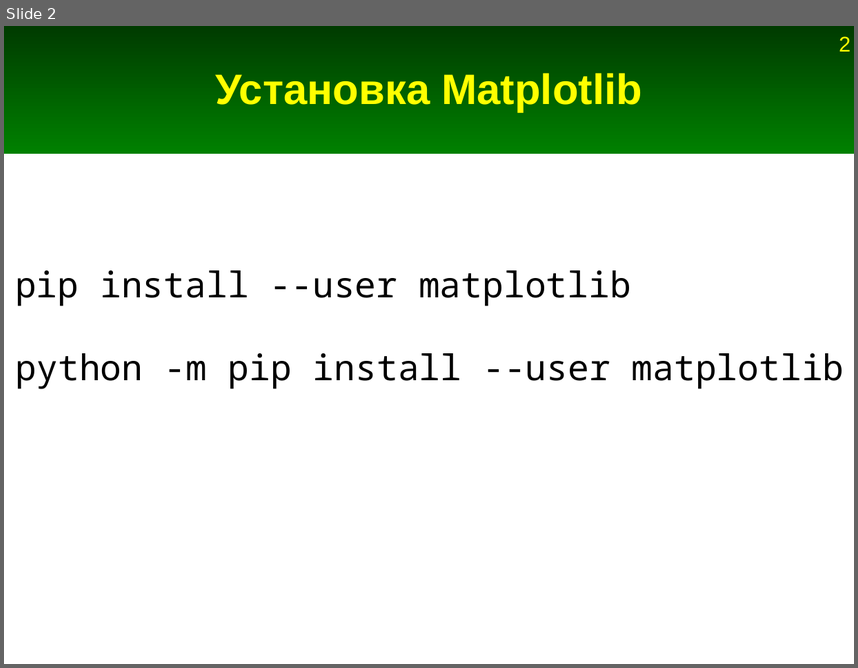
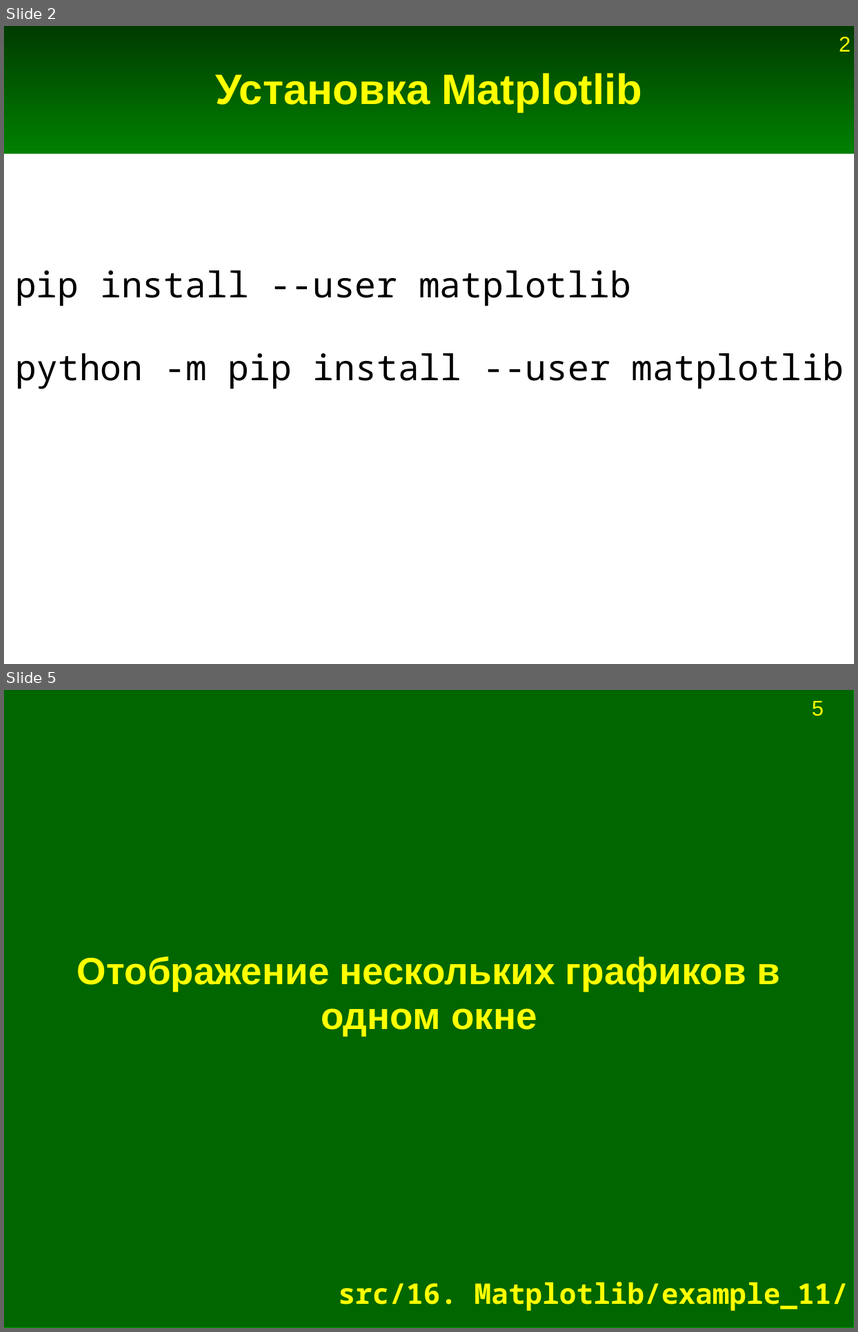
Before and after one commit to Jenyay/modelling, a slide deck: python language/presentations/16. Matplotlib.odp. Shown one above the other, each under a label of ours: slide 2 before the commit, slides 2 and 5 after it; the slides between them are not shown. The pictures are 858x668 and 858x1332 pixels, drawn with LibreOffice and Linux fonts; fonts in the diff are those of the drawing. Boxes give left, top, right and bottom in pixels: in the first picture for what was removed or moved away, otherwise in the second. Text is boxed around its words. In the diff, an @@ line names an element or a change of style, - is before the commit and + after.

Commit message:
Добавления и исправления в презентации про Numpy и Matplotlib

```diff
--- a/python language/presentations/16. Matplotlib.odp
+++ b/python language/presentations/16. Matplotlib.odp
@@ slide 5 added at [4, 690, 854, 1328], background #FFFFFF @@
@@ rectangle added at [4, 690, 854, 1328], fill #006600, outline #009900 0 pt @@
@@ page number added at [812, 700, 824, 716], 18 pt, text #FFFF00 @@
+5
@@ title added at [77, 956, 780, 1036], 32 pt, text #FFFF00, bold @@
+Отображение нескольких графиков в одном окне
@@ title added at [339, 1281, 849, 1310], 24 pt, text #FFFF00, bold @@
+src/16. Matplotlib/example_11/
```
Also in this commit, not shown: 9 other slides added, 3 slides removed, 2 other files.
